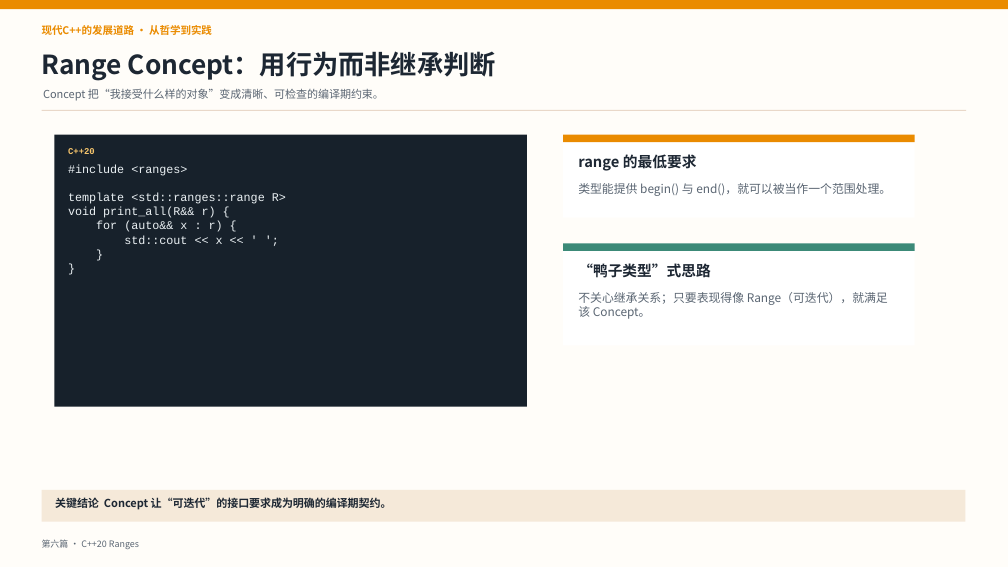
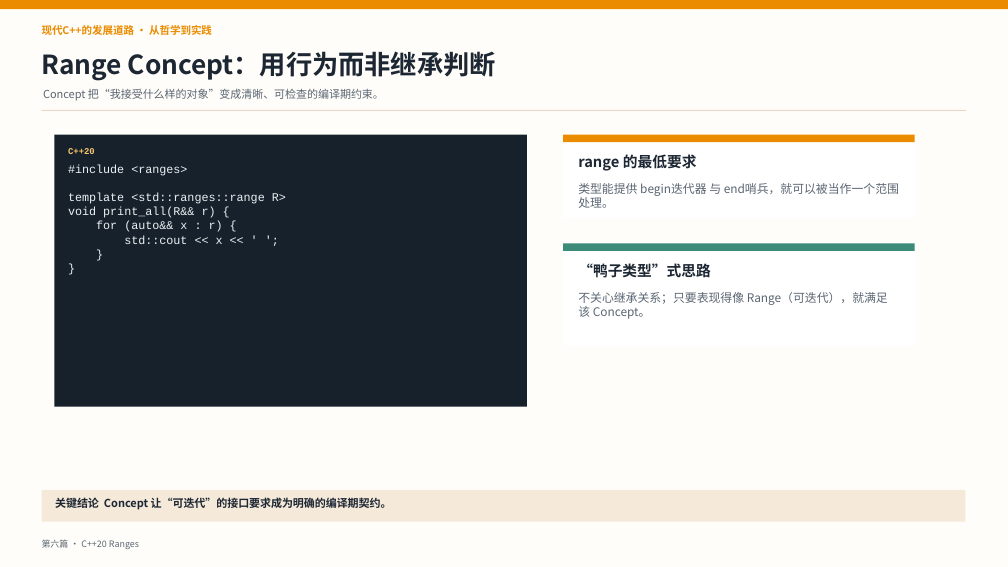
Before and after one commit to Alex-Cheng/qianxin_cpp, a slide deck: slide 9 of 第六集/第六集-C++20 Ranges——用管道思维打开编程新模式.pptx. Drawn at 1008x567 pixels with LibreOffice and Linux fonts; fonts in the diff are those of the drawing. Boxes give left, top, right and bottom in pixels: in the first picture for what was removed or moved away, otherwise in the second. Text is boxed around its words. In the diff, an @@ line names an element or a change of style, - is before the commit and + after.

```diff
--- a/第六集/第六集-C++20 Ranges——用管道思维打开编程新模式.pptx
+++ b/第六集/第六集-C++20 Ranges——用管道思维打开编程新模式.pptx
@@ text at box(578, 183, 899, 208): text changed @@
-类型能提供 begin() 与 end()，就可以被当作一个范围处理。
+类型能提供 begin迭代器 与 end哨兵，就可以被当作一个范围处理。
```
Also in this commit, not shown: 10 other slides changed.
